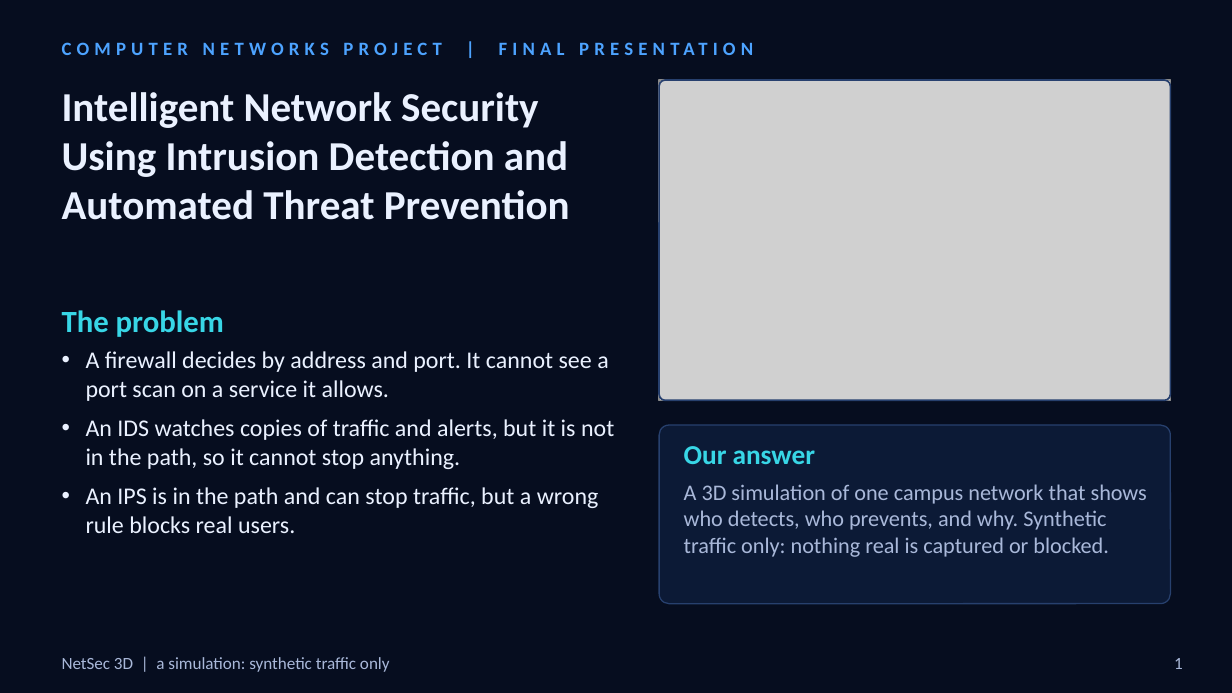
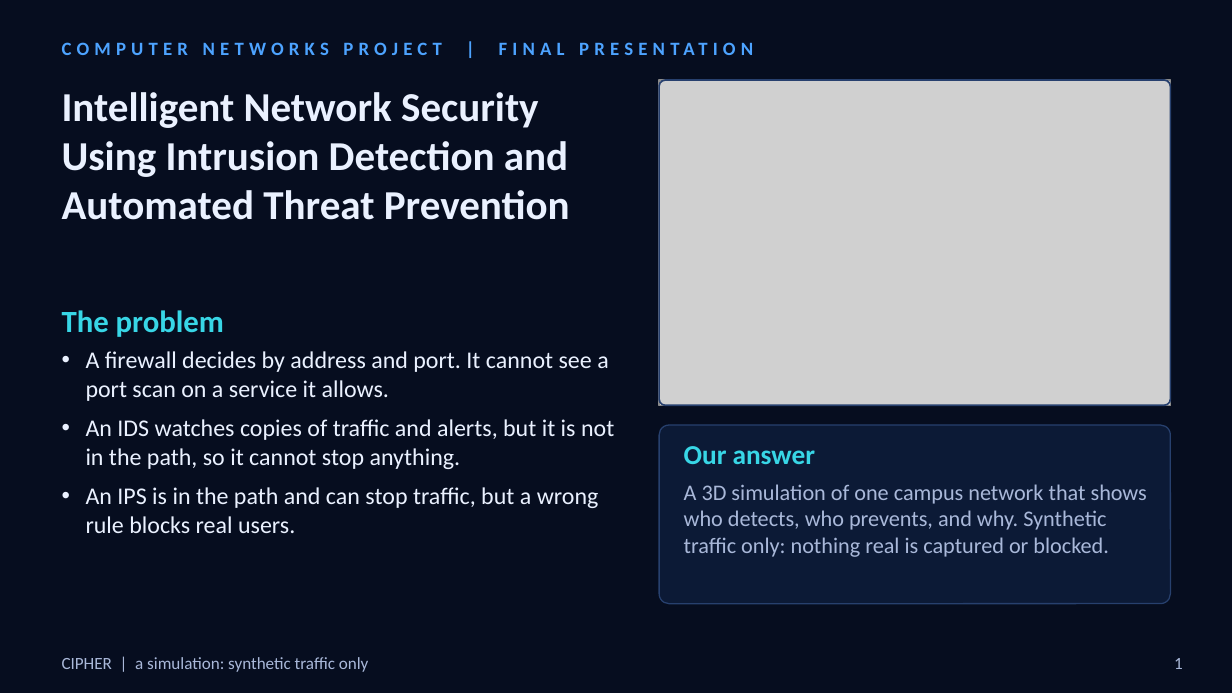
Before and after one commit to Swastik011005/CIPHER, a slide deck: slide 1 of docs/presentation/CIPHER-final-presentation.pptx. Drawn at 1232x693 pixels with LibreOffice and Linux fonts; fonts in the diff are those of the drawing; grey boxes stand for pictures. Boxes give left, top, right and bottom in pixels: in the first picture for what was removed or moved away, otherwise in the second. Text is boxed around its words. In the diff, an @@ line names an element or a change of style, - is before the commit and + after.

```diff
--- a/docs/presentation/CIPHER-final-presentation.pptx
+++ b/docs/presentation/CIPHER-final-presentation.pptx
@@ picture: place and size @@
-picture at <box>659,80,1170,400</box>
+picture at <box>659,80,1170,405</box>
@@ rounded rectangle: place and size @@
-rounded rectangle at <box>659,80,1170,400</box>
+rounded rectangle at <box>659,80,1170,405</box>
@@ text at <box>62,657,369,672</box>: text changed @@
-NetSec 3D | a simulation: synthetic traffic only
+CIPHER | a simulation: synthetic traffic only
```
Also in this commit, not shown: 8 other slides changed, 9 other files.
